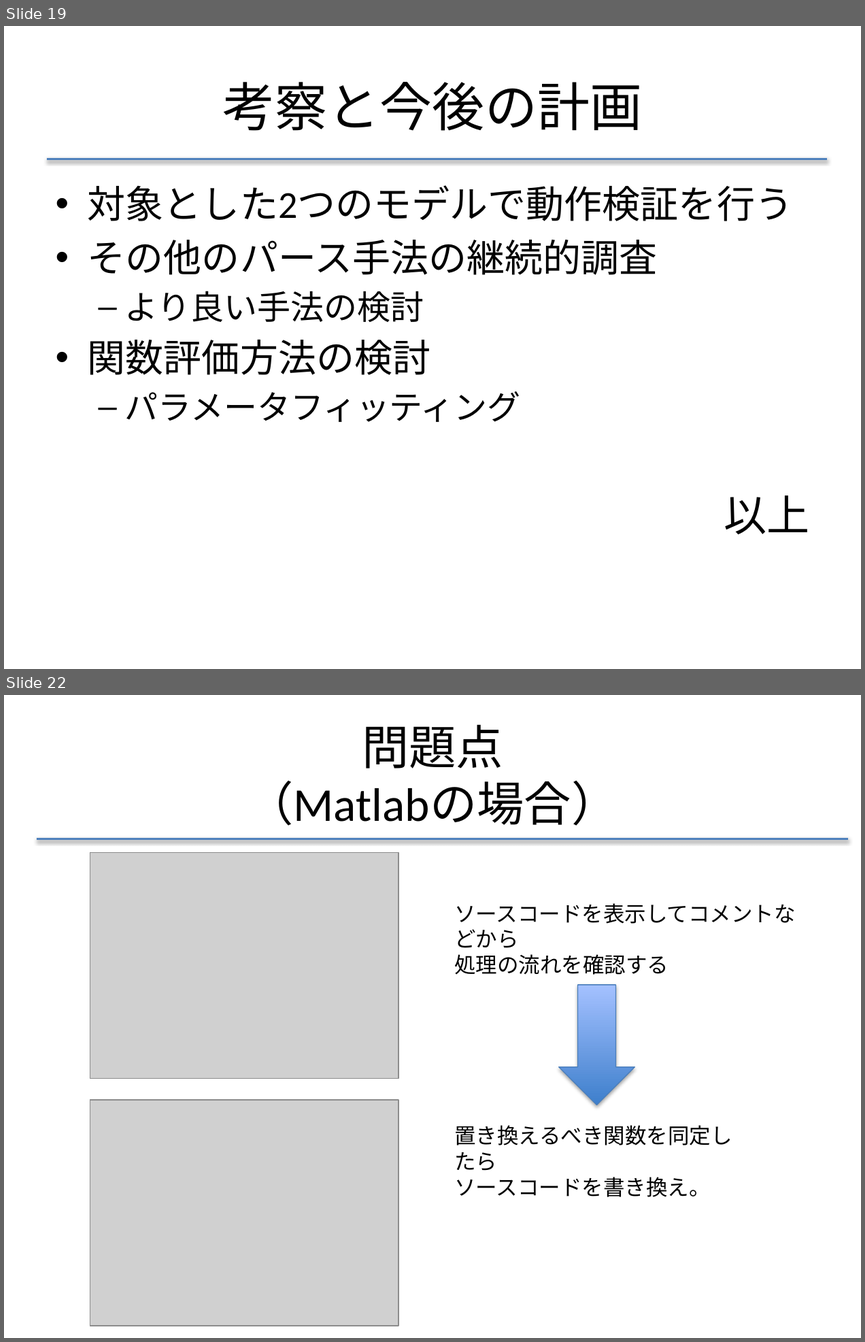
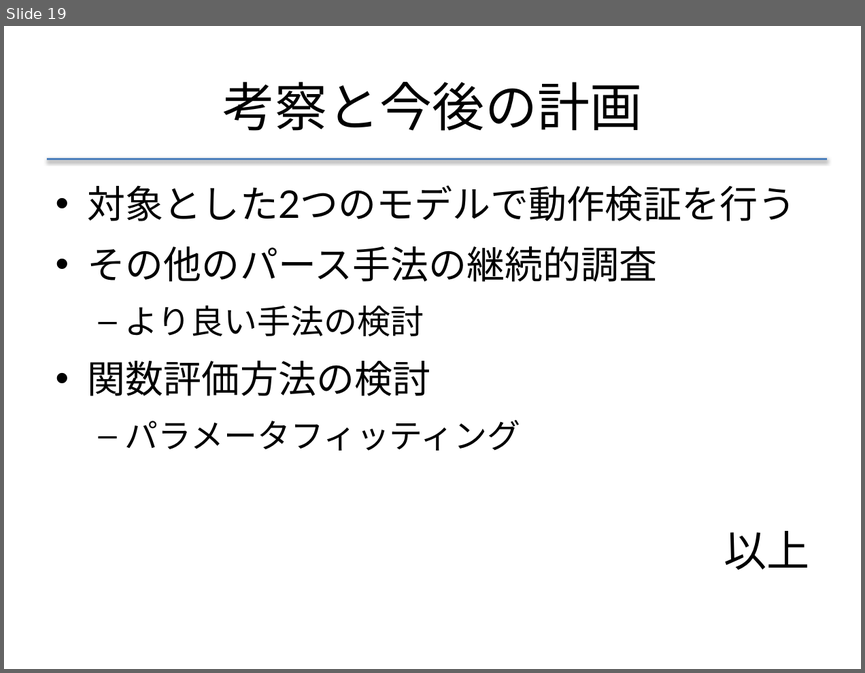
Before and after one commit to f-akazawa/akaz_uecdevelop, a slide deck: doc/中間発表資料.pptx. Shown one above the other, each under a label of ours: slides 19 and 22 before the commit, slide 19 after it; the slides between them are not shown. The pictures are 865x1342 and 865x673 pixels, drawn with LibreOffice and Linux fonts; fonts in the diff are those of the drawing; grey boxes stand for pictures. Boxes give left, top, right and bottom in pixels: in the first picture for what was removed or moved away, otherwise in the second. Text is boxed around its words. In the diff, an @@ line names an element or a change of style, - is before the commit and + after.

```diff
--- a/doc/中間発表資料.pptx
+++ b/doc/中間発表資料.pptx
@@ slide 22 removed at (4, 695, 861, 1338), background #FFFFFF @@
@@ title removed at (246, 724, 618, 826) @@
-問題点
-（Matlabの場合）
@@ line removed from (37, 839) to (848, 839) @@
@@ picture removed at (90, 853, 399, 1079) @@
@@ text removed at (454, 903, 795, 974) @@
-ソースコードを表示してコメントなどから
-処理の流れを確認する
@@ down arrow removed at (558, 985, 634, 1104) @@
@@ picture removed at (90, 1100, 399, 1325) @@
@@ text removed at (454, 1125, 732, 1197) @@
-置き換えるべき関数を同定したら
-ソースコードを書き換え。
@@ slide 19 changed as well @@
@@ text "対象とした2つのモデルで動作検証を行う" at (88, 185, 809, 569): font Calibri to Lato; more space between paragraphs @@
```
Also in this commit, not shown: 18 other slides changed, 1 slide added, 5 other slides removed.
